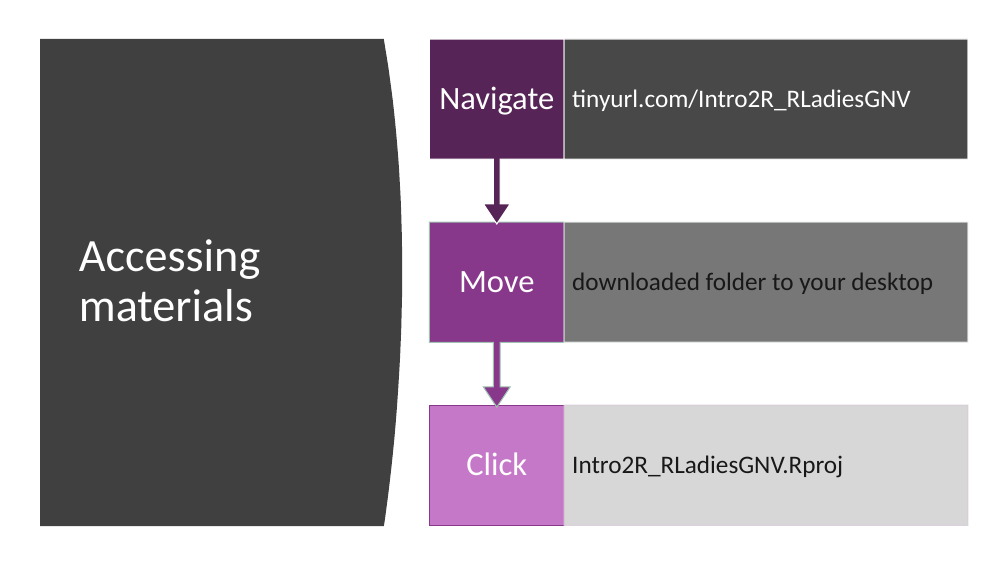
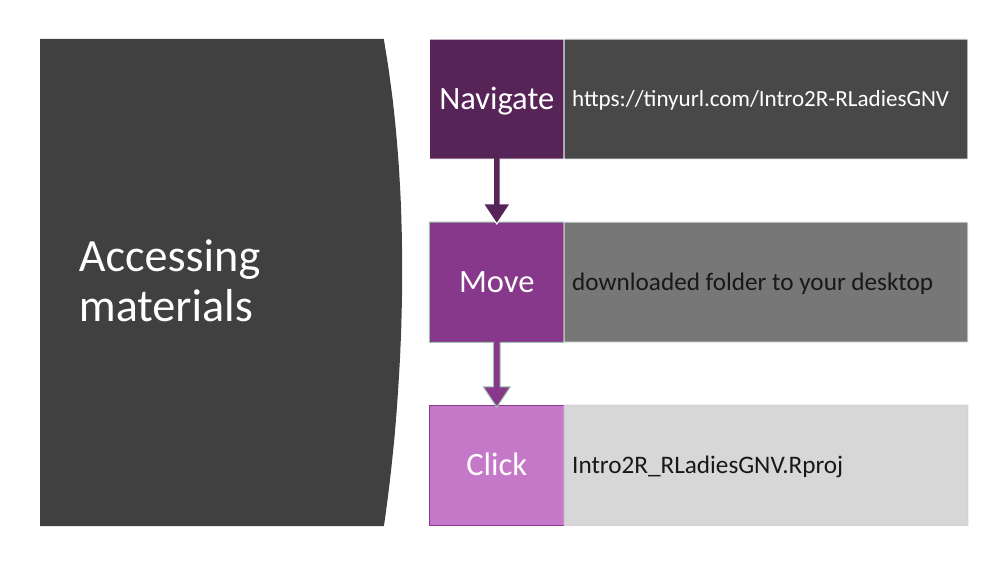
Before and after one commit to R-Ladies-Gainesville/presentations, a slide deck: slide 1 of 20191021-Intro2R/intro2R_setup.pptx. Drawn at 1008x567 pixels with LibreOffice and Linux fonts; fonts in the diff are those of the drawing. Boxes give left, top, right and bottom in pixels: in the first picture for what was removed or moved away, otherwise in the second. Text is boxed around its words. In the diff, an @@ line names an element or a change of style, - is before the commit and + after.

```diff
--- a/20191021-Intro2R/intro2R_setup.pptx
+++ b/20191021-Intro2R/intro2R_setup.pptx
@@ text at <box>572,90,949,110</box>: text changed; size 24 to 22 pt @@
-tinyurl.com/Intro2R_RLadiesGNV
+https://tinyurl.com/Intro2R-RLadiesGNV
```
Also in this commit, not shown: 2 other files.
